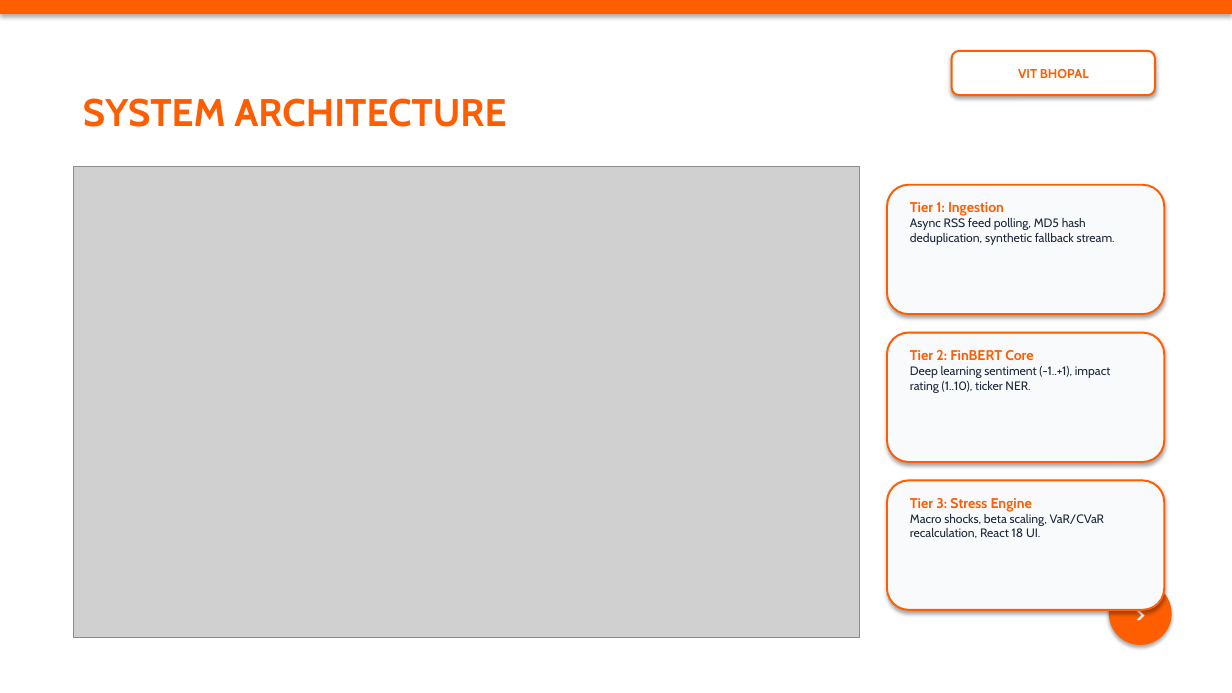
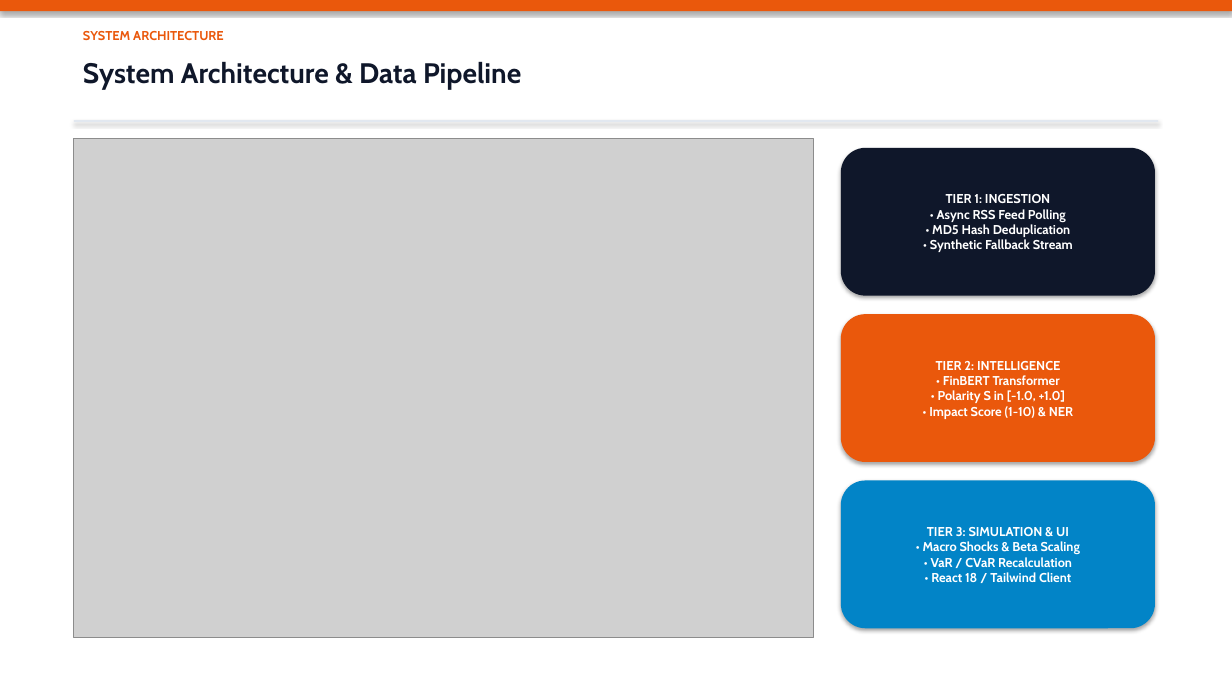
Before and after one commit to Abhi4621/VIT-Bhopal-Abhi-Pandey-S-P-Crisil-hackathon, a slide deck: slide 8 of docs/presentation.pptx (slide 9 before the commit). Drawn at 1232x693 pixels with LibreOffice and Linux fonts; fonts in the diff are those of the drawing; grey boxes stand for pictures. Boxes give left, top, right and bottom in pixels: in the first picture for what was removed or moved away, otherwise in the second. Text is boxed around its words. In the diff, an @@ line names an element or a change of style, - is before the commit and + after.

```diff
--- a/docs/presentation.pptx
+++ b/docs/presentation.pptx
@@ rectangle at (x1=0, y1=0, x2=1232, y2=11): fill #FF5E00 to #EA580C @@
@@ text "SYSTEM ARCHITECTURE" moved from (x1=83, y1=98, x2=506, y2=127) to (x1=83, y1=31, x2=224, y2=40) @@
@@ text "SYSTEM ARCHITECTURE" at (x1=83, y1=31, x2=224, y2=40): size 30 to 10 pt, text colour #FF5E00 to #EA580C @@
@@ rounded rectangle removed at (x1=952, y1=51, x2=1155, y2=95) @@
-VIT BHOPAL
@@ text added at (x1=83, y1=61, x2=521, y2=89), 22 pt, text #0F172A, bold @@
+System Architecture & Data Pipeline
@@ picture resized from (x1=74, y1=166, x2=860, y2=638) to (x1=74, y1=139, x2=813, y2=638) @@
@@ rectangle added at (x1=74, y1=120, x2=1158, y2=122), fill #E2E8F0 @@
@@ rounded rectangle "TIER 1: INGESTION • Async ..." resized from (x1=910, y1=202, x2=1115, y2=245) to (x1=841, y1=148, x2=1155, y2=296) @@
@@ rounded rectangle "TIER 1: INGESTION • Async ..." at (x1=841, y1=148, x2=1155, y2=296): vertical alignment top to middle; fill none to #0F172A; shadow on @@
@@ rounded rectangle removed at (x1=887, y1=185, x2=1165, y2=314) @@
@@ text in rounded rectangle at (x1=930, y1=194, x2=1073, y2=252): text changed; size 9.5 to 10 pt; text colour #1E293B to #FFFFFF; bold on @@
-Tier 1: Ingestion
-Async RSS feed polling, MD5 hash deduplication, synthetic fallback stream.
+TIER 1: INGESTION
+• Async RSS Feed Polling
+• MD5 Hash Deduplication
+• Synthetic Fallback Stream
@@ rounded rectangle "TIER 2: INTELLIGENCE • FinBERT ..." resized from (x1=910, y1=350, x2=1110, y2=393) to (x1=841, y1=314, x2=1155, y2=462) @@
@@ rounded rectangle "TIER 2: INTELLIGENCE • FinBERT ..." at (x1=841, y1=314, x2=1155, y2=462): vertical alignment top to middle; fill none to #EA580C; shadow on @@
@@ rounded rectangle removed at (x1=887, y1=333, x2=1165, y2=462) @@
@@ text in rounded rectangle at (x1=929, y1=361, x2=1073, y2=419): text changed; size 9.5 to 10 pt; text colour #1E293B to #FFFFFF; bold on @@
-Tier 2: FinBERT Core
-Deep learning sentiment (-1..+1), impact rating (1..10), ticker NER.
+TIER 2: INTELLIGENCE
+• FinBERT Transformer
+• Polarity S in [-1.0, +1.0]
+• Impact Score (1-10) & NER
@@ rounded rectangle "TIER 3: SIMULATION & UI ..." resized from (x1=910, y1=498, x2=1104, y2=538) to (x1=841, y1=481, x2=1155, y2=628) @@
@@ rounded rectangle "TIER 3: SIMULATION & UI ..." at (x1=841, y1=481, x2=1155, y2=628): vertical alignment top to middle; fill none to #0284C7; shadow on @@
@@ rounded rectangle removed at (x1=887, y1=481, x2=1165, y2=610) @@
@@ text in rounded rectangle at (x1=923, y1=527, x2=1080, y2=582): text changed; size 9.5 to 10 pt; text colour #1E293B to #FFFFFF; bold on @@
-Tier 3: Stress Engine
-Macro shocks, beta scaling, VaR/CVaR recalculation, React 18 UI.
+TIER 3: SIMULATION & UI
+• Macro Shocks & Beta Scaling
+• VaR / CVaR Recalculation
+• React 18 / Tailwind Client
@@ ellipse removed at (x1=1109, y1=582, x2=1172, y2=645) @@
->
```
Also in this commit, not shown: 8 other slides changed, 11 slides added, 11 slides removed, 1 other file.
